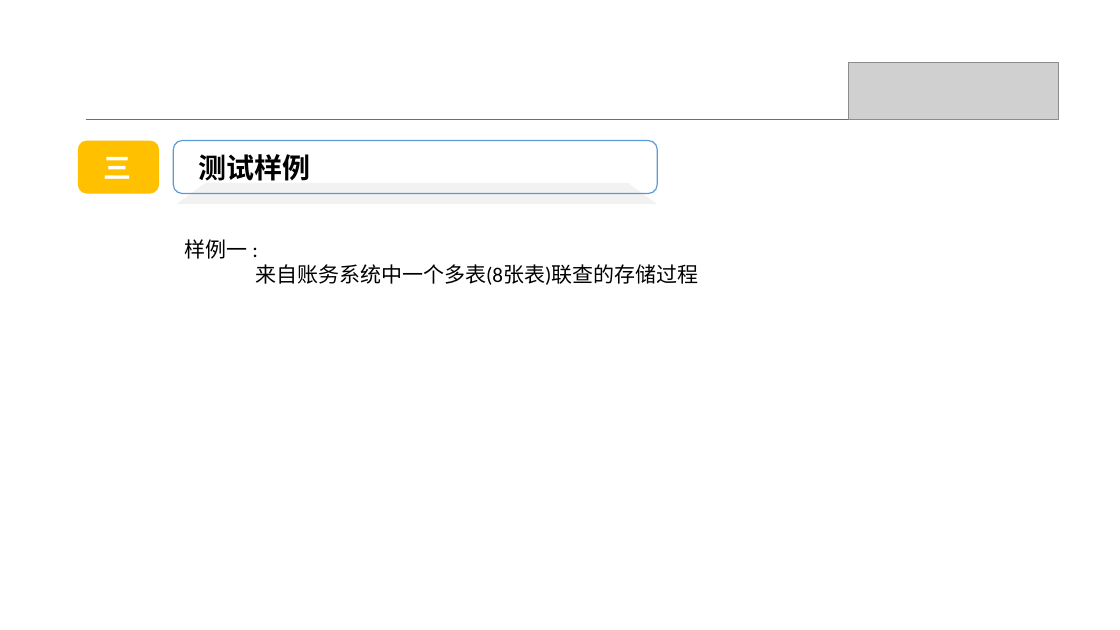
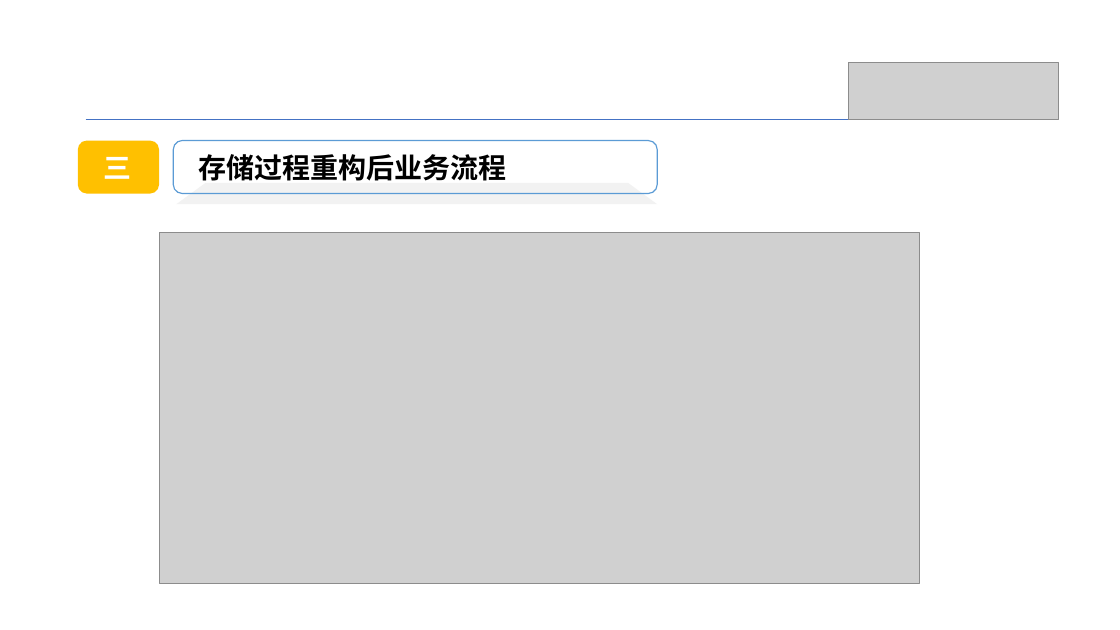
Before and after one commit to Shyekyo/event, a slide deck: slide 14 of src/resources/账务系统存储过程重构方案.pptx (slide 9 before the commit). Drawn at 1120x630 pixels with LibreOffice and Linux fonts; fonts in the diff are those of the drawing; grey boxes stand for pictures. Boxes give left, top, right and bottom in pixels: in the first picture for what was removed or moved away, otherwise in the second. Text is boxed around its words. In the diff, an @@ line names an element or a change of style, - is before the commit and + after.

```diff
--- a/src/resources/账务系统存储过程重构方案.pptx
+++ b/src/resources/账务系统存储过程重构方案.pptx
@@ text in rounded rectangle at [199, 154, 507, 181]: text changed @@
-测试样例
+存储过程重构后业务流程
@@ picture added at [159, 233, 919, 584] @@
@@ text removed at [185, 239, 698, 285] @@
-样例一 :
-来自账务系统中一个多表(8张表)联查的存储过程
```
Also in this commit, not shown: 2 other slides changed, 14 slides added, 11 other files.
